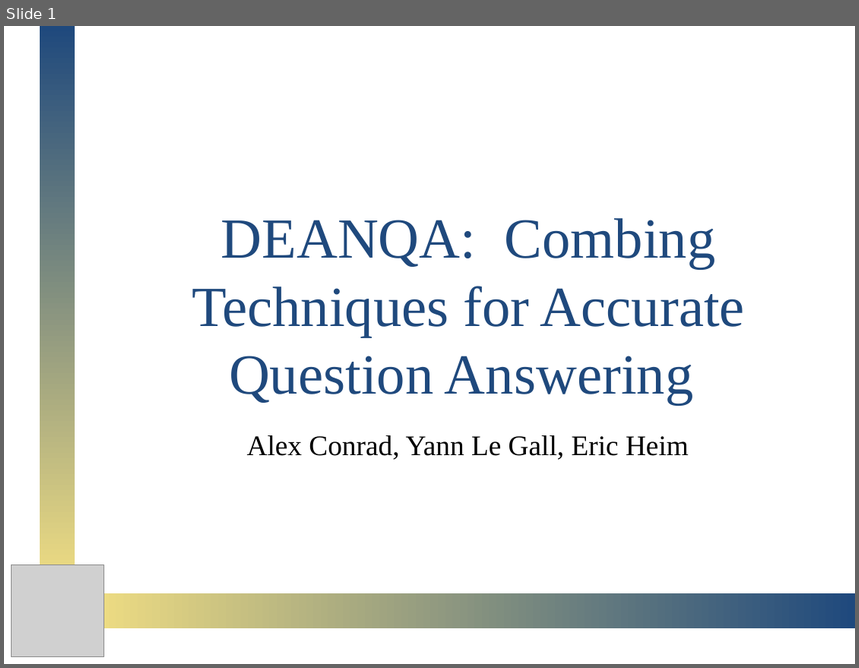
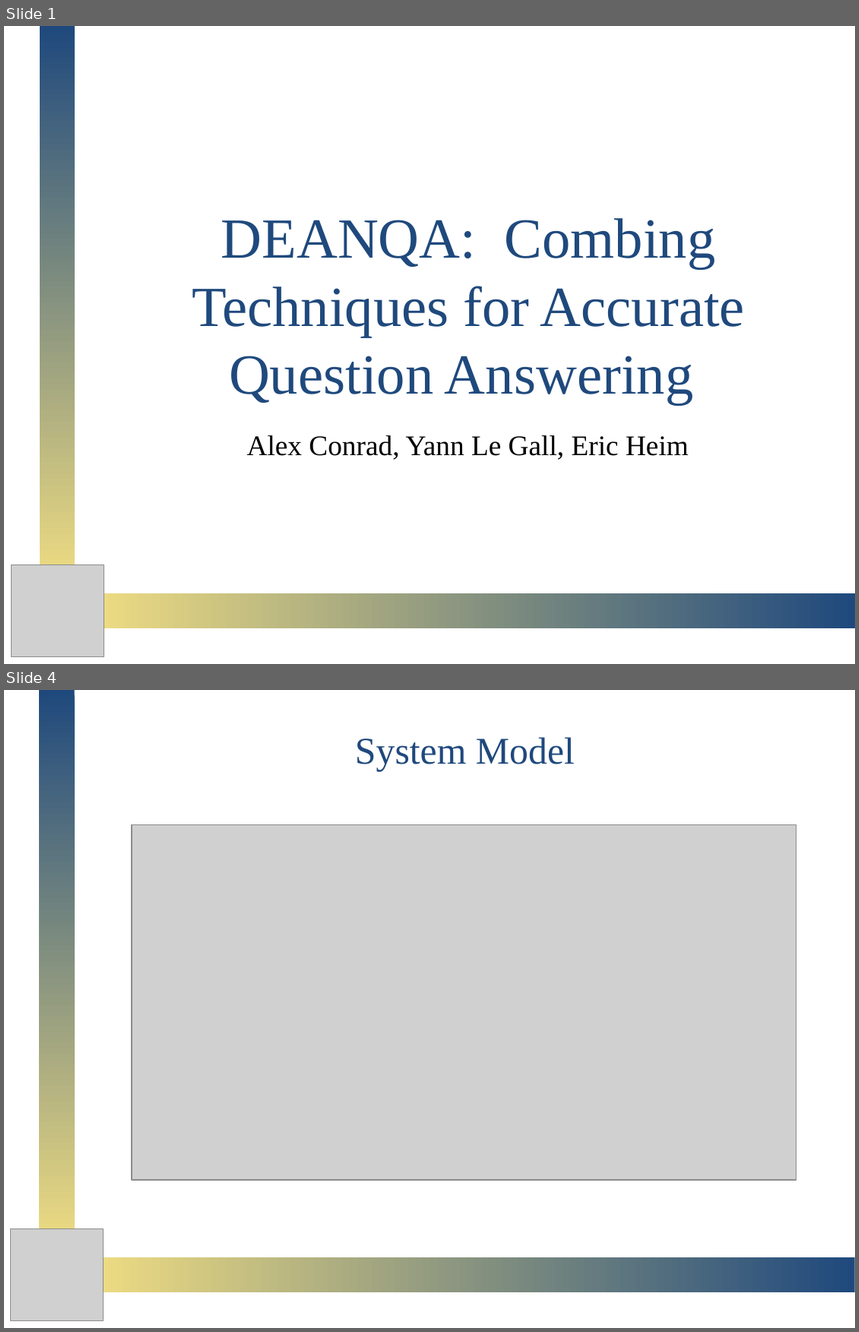
Before and after one commit to omgpotatoes/DEANQA, a slide deck: presentation/DeanQA.pptx. Shown one above the other, each under a label of ours: slide 1 before the commit, slides 1 and 4 after it; the slides between them are not shown. The pictures are 859x668 and 859x1332 pixels, drawn with LibreOffice and Linux fonts; fonts in the diff are those of the drawing; grey boxes stand for pictures. Boxes give left, top, right and bottom in pixels: in the first picture for what was removed or moved away, otherwise in the second. Text is boxed around its words. In the diff, an @@ line names an element or a change of style, - is before the commit and + after.

Commit message:
Added my SVM slides, System Model, Results, Conclusions, and References

```diff
--- a/presentation/DeanQA.pptx
+++ b/presentation/DeanQA.pptx
@@ slide 4 added at (4,690,855,1328), background #FFFFFF @@
@@ rectangle added at (39,691,75,1246), fill gradient #D2DDF1 to #1F497D to #EEDC82 @@
@@ title added at (355,737,575,771), 32 pt, text #1F497D @@
+System Model
@@ picture added at (132,825,797,1180) @@
@@ picture added at (11,1229,104,1321) @@
@@ rectangle added at (94,1258,854,1293), fill gradient #D2DDF1 to #1F497D to #EEDC82 @@
```
Also in this commit, not shown: 1 slide changed, 4 other slides added.
